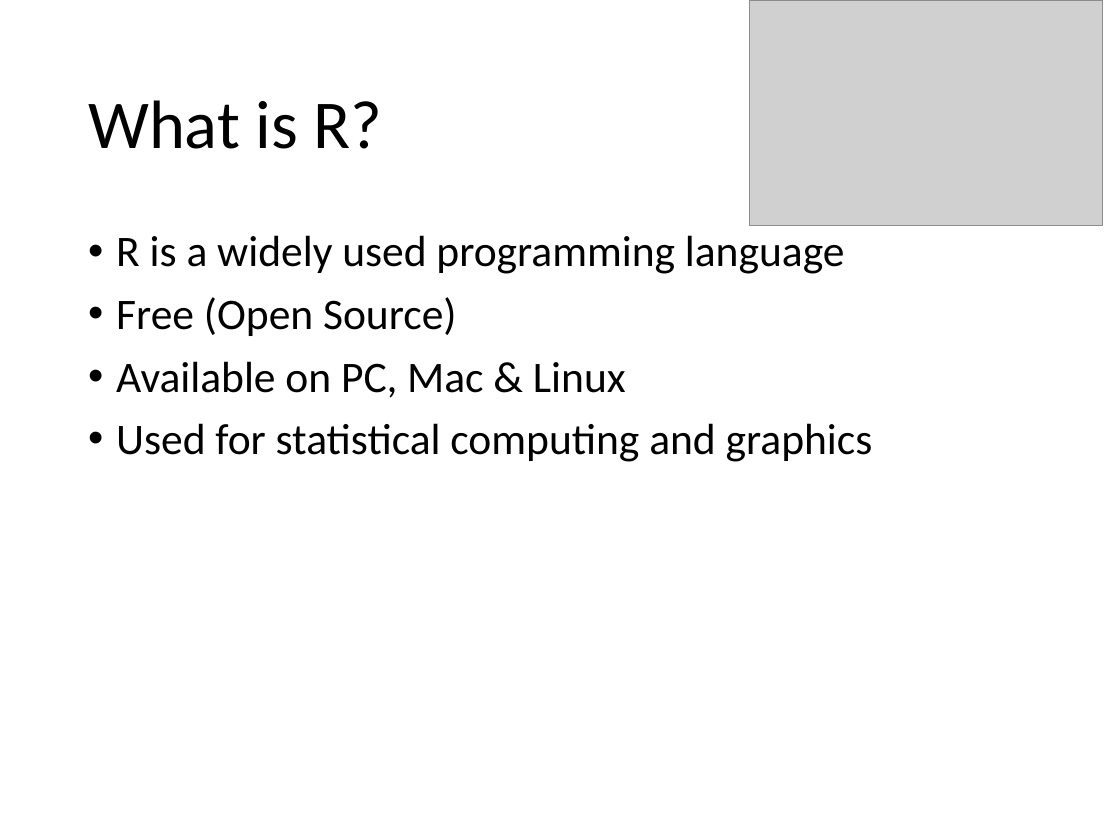
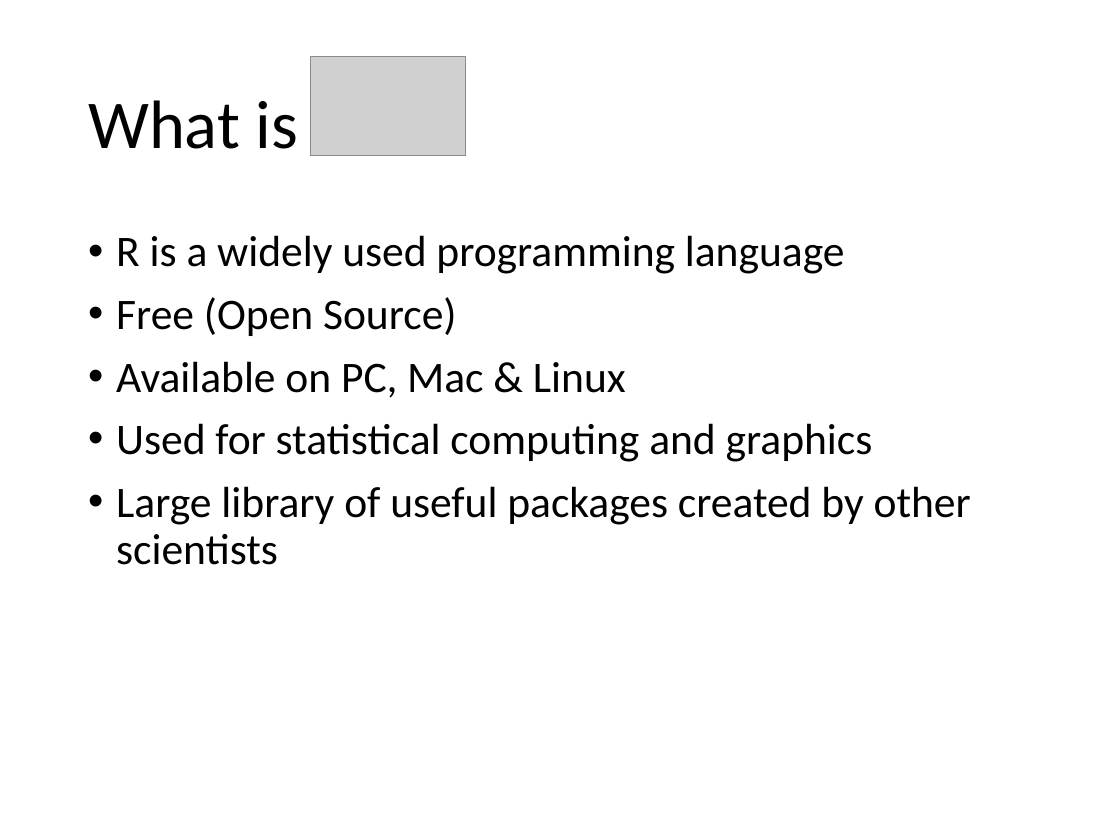
Before and after one commit to IamDunn/rtutorial, a slide deck: slide 2 of R Tutorial.pptx. Drawn at 1120x840 pixels with LibreOffice and Linux fonts; fonts in the diff are those of the drawing; grey boxes stand for pictures. Boxes give left, top, right and bottom in pixels: in the first picture for what was removed or moved away, otherwise in the second. Text is boxed around its words. In the diff, an @@ line names an element or a change of style, - is before the commit and + after.

```diff
--- a/R Tutorial.pptx
+++ b/R Tutorial.pptx
@@ picture: place and size @@
-picture at box(749, 0, 1102, 225)
+picture at box(310, 56, 465, 155)
@@ title at box(88, 100, 297, 149): text changed @@
-What is R?
+What is
@@ text at box(116, 486, 971, 565): paragraph added @@
+• Large library of useful packages created by other scientists
```
Also in this commit, not shown: 2 other slides changed.
